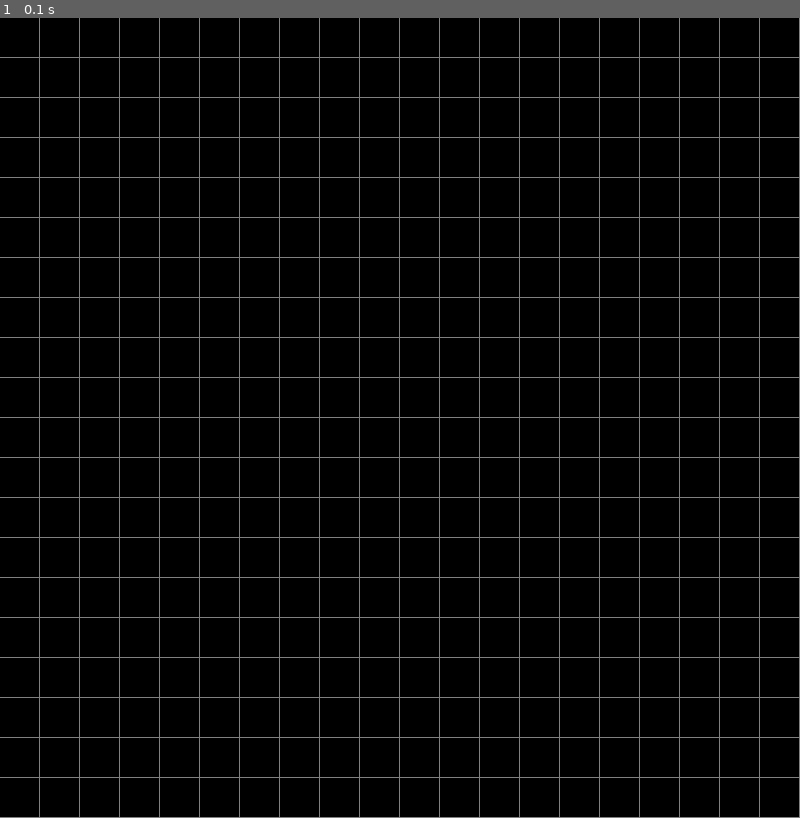
Above: before the commit, frame 1.
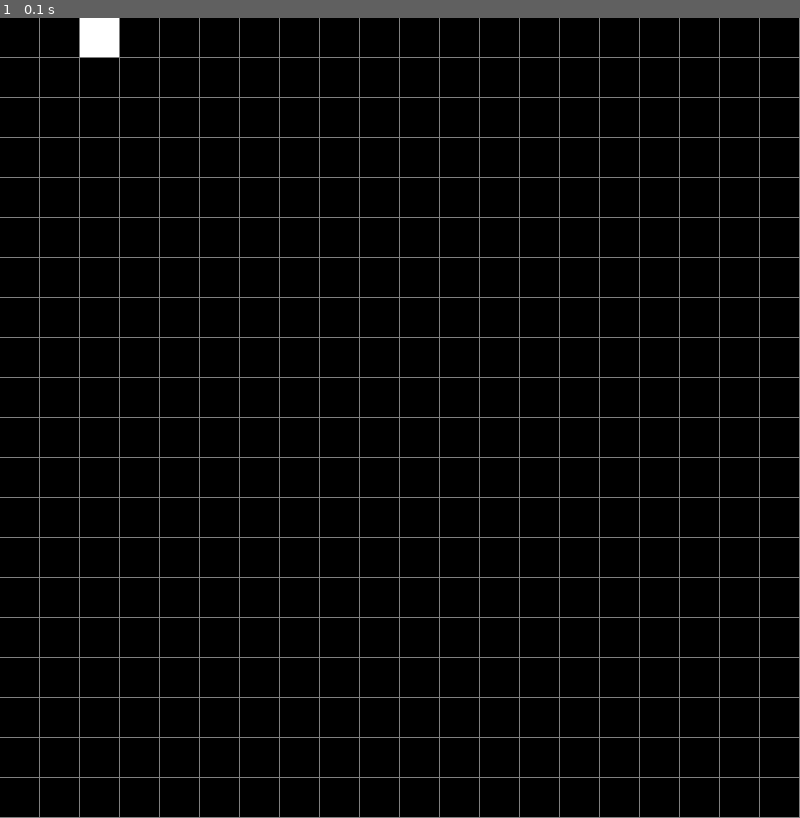
Above: after the commit, the same moment.

Repository: leodomingue/Conway-s-Game-of-Life-Pygame
Game: pygame game, started from app.py
The game is run twice, just before and just after one commit, with the same random seed, the same clock (stepped at 60 frames per second) and the same inputs.
Inputs:
- Up to frame 1 (0.1 s): no input

The runs differ from the first frame. In frame 1, 0.2% of the frame differs, in the area x 10-15%, y 0-5%.

Commit message:
fixed row and cols

Diff:
--- a/grid.py
+++ b/grid.py
@@ -12,14 +12,14 @@
 
     def draw(self, window):
         # Loop through all columns and rows of the grid
-        for i in range(self.cols):
-            for j in range(self.rows):
+        for i in range(self.rows):
+            for j in range(self.cols):
 
                 # Choose color based on the cell state
-                if (self.cells_grid[j][i] == 0):
+                if (self.cells_grid[i][j] == 0):
                     color = colors.BLACK
                 else:
                     color = colors.WHITE
 
                 # Draw the cell as a rectangle with a slight gap for grid lines
-                pygame.draw.rect(window, color, (i* self.cell_size, j *self.cell_size, self.cell_size-1, self.cell_size-1))
+                pygame.draw.rect(window, color, (j* self.cell_size, i *self.cell_size, self.cell_size-1, self.cell_size-1))
--- a/menu.py
+++ b/menu.py
@@ -23,6 +23,7 @@
 
         # Create an instance of the Grid class
         self.grid = Grid(self.WINDOW_WIDTH, self.WINDOW_HEIGHT,self.cell_size)
+        self.grid.cells_grid[0][2] = 1
 
 
     def run(self):
Empty file added: life_engine.py
